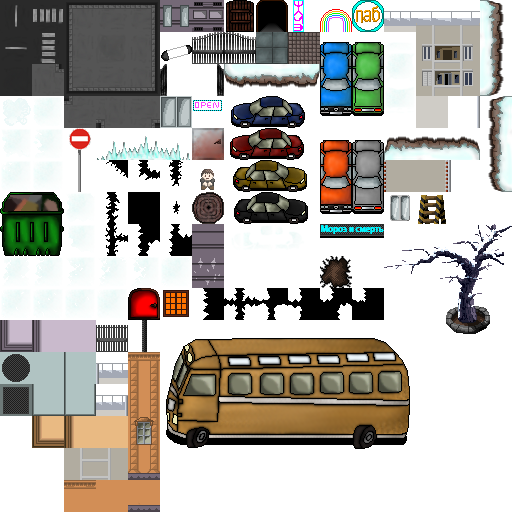
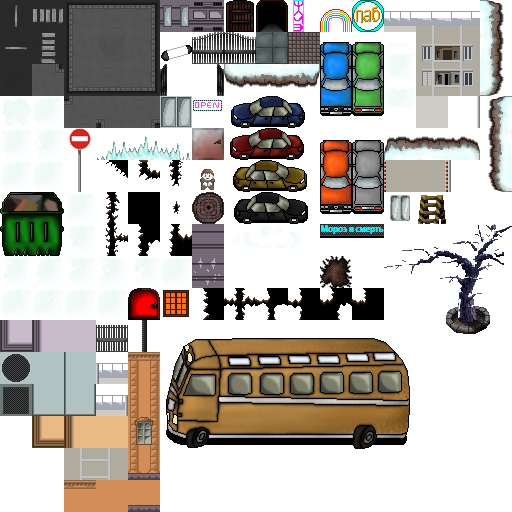
Before/after of a 512×512 layered artwork. What changed in the layer stack:
renamed "Calque 10" to "Calque 36", painted on it over [105, 160, 366, 320]
removed layer "Мороз и смерть copie 3" over [105, 160, 366, 320]
